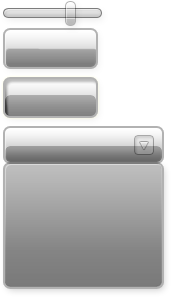
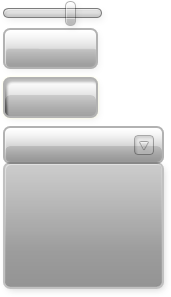
Comparing the layer stacks of the two 171px x 297px images. Changes:
"GlassButtonNormal": blend pass through → normal over [5, 48, 96, 67]
"bg Kopie": opacity 100% → 45% over [5, 48, 96, 67]
"GlassButtonActive": blend pass through → normal over [5, 95, 96, 116]
"bg copy 2 Kopie": opacity 100% → 45% over [5, 95, 96, 116]
"Dropdown": blend pass through → normal over [5, 146, 162, 287]
"bg Kopie 2": opacity 100% → 45%, blend overlay → normal over [5, 146, 162, 162]
"bg" (4th of 4, in "UI Elements" › "Dropdown" › "menu"): opacity 100% → 80% over [5, 164, 162, 287]
